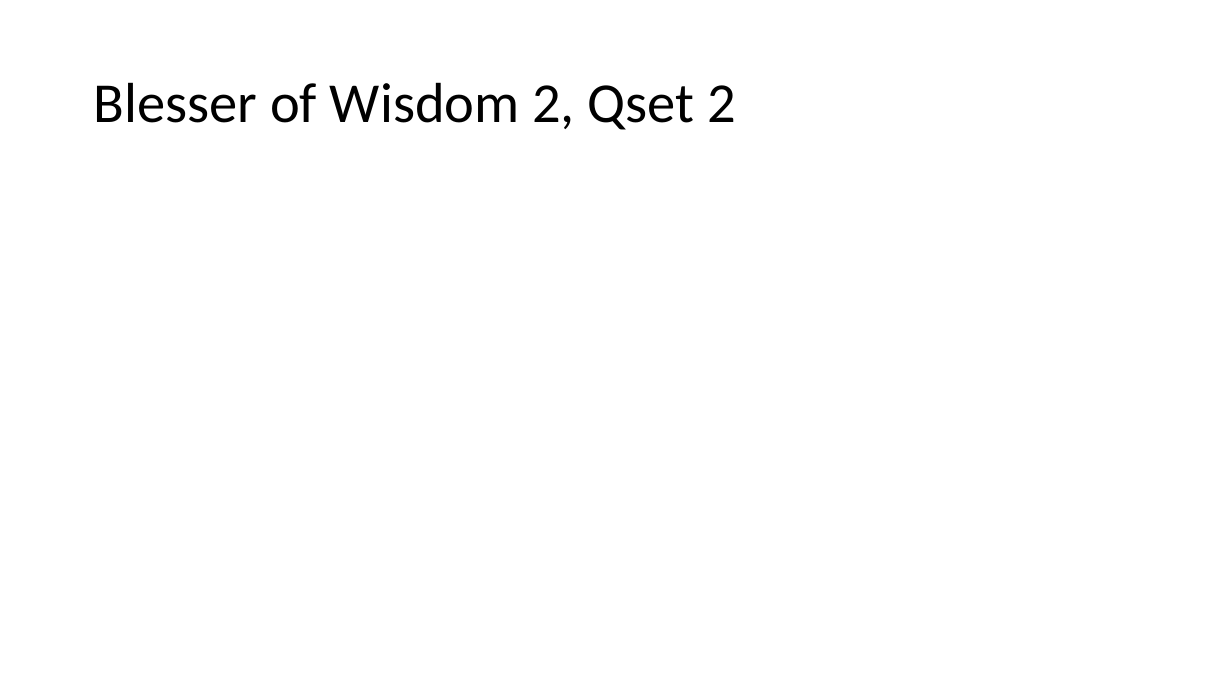
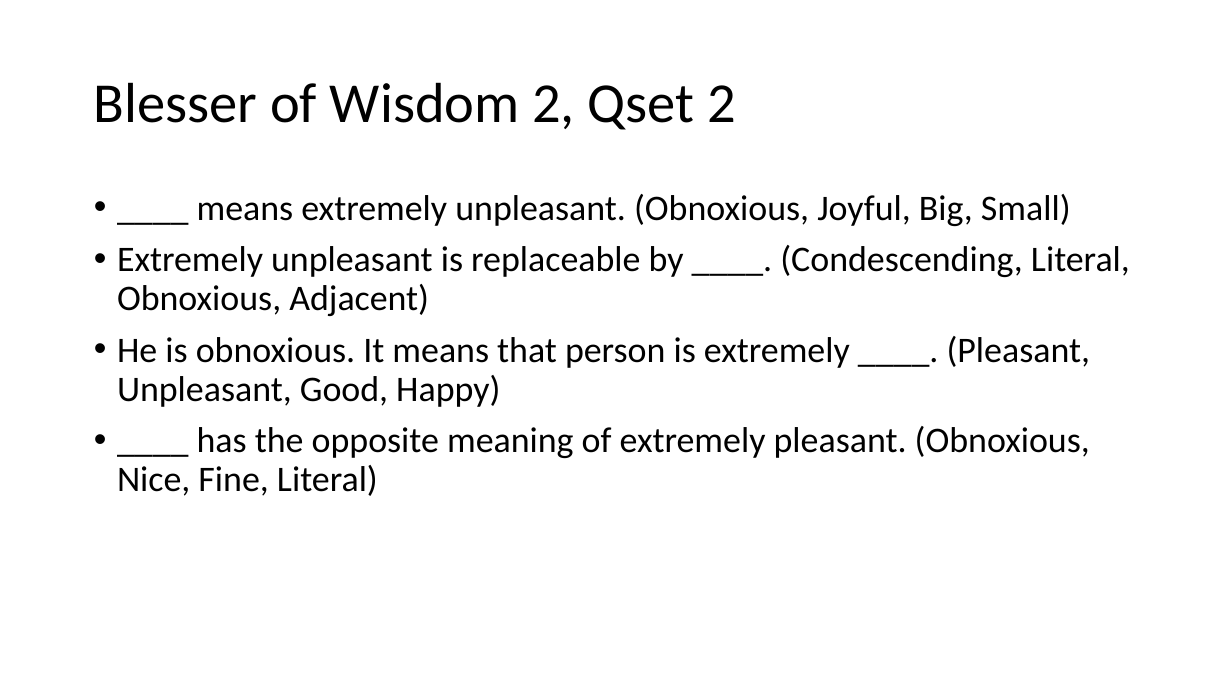
Before and after one commit to nawamkihafahd/PowerOfWisdom, a slide deck: slide 39 of Konsep.pptx. Drawn at 1232x693 pixels with LibreOffice and Linux fonts; fonts in the diff are those of the drawing. Boxes give left, top, right and bottom in pixels: in the first picture for what was removed or moved away, otherwise in the second. Text is boxed around its words. In the diff, an @@ line names an element or a change of style, - is before the commit and + after.

Commit message:
Question sets, book of wisdom 1, enemy database

```diff
--- a/Konsep.pptx
+++ b/Konsep.pptx
@@ text added at [117,194,1130,496], 28 pt, text #000000 @@
+• ____ means extremely unpleasant. (Obnoxious, Joyful, Big, Small)
+• Extremely unpleasant is replaceable by ____. (Condescending, Literal, Obnoxious, Adjacent)
+• He is obnoxious. It means that person is extremely ____. (Pleasant, Unpleasant, Good, Happy)
+• ____ has the opposite meaning of extremely pleasant. (Obnoxious, Nice, Fine, Literal)
```
Also in this commit, not shown: 8 other slides changed, 1 slide added, 20 other files.
